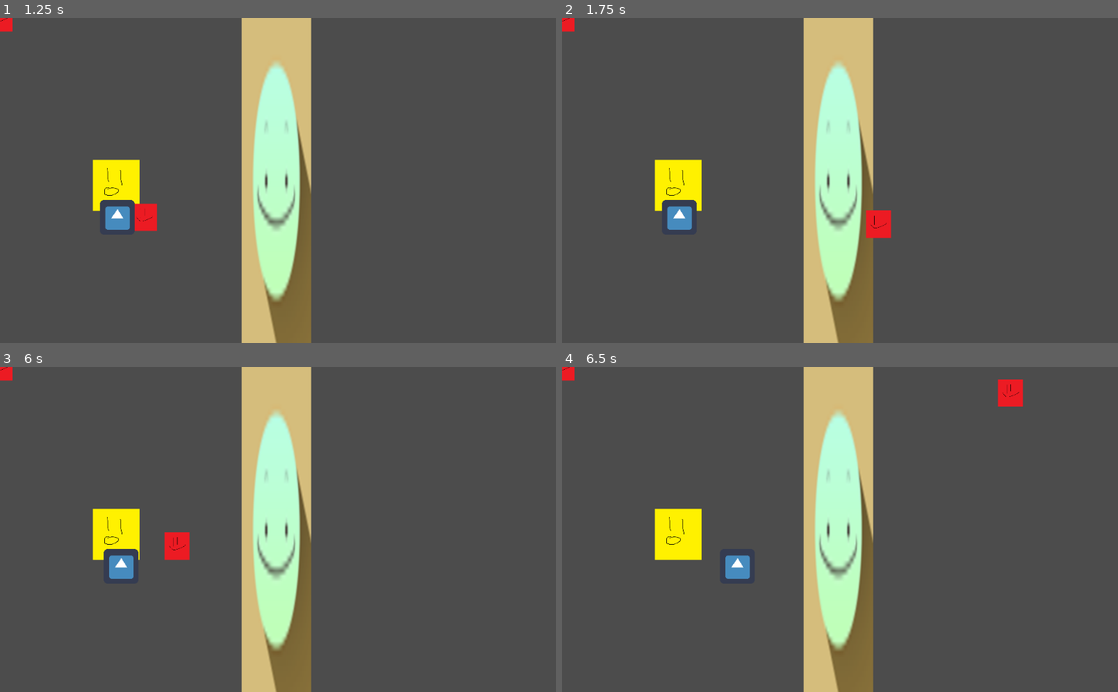
Above: before the commit, frames 1-4 (two rows, left to right).
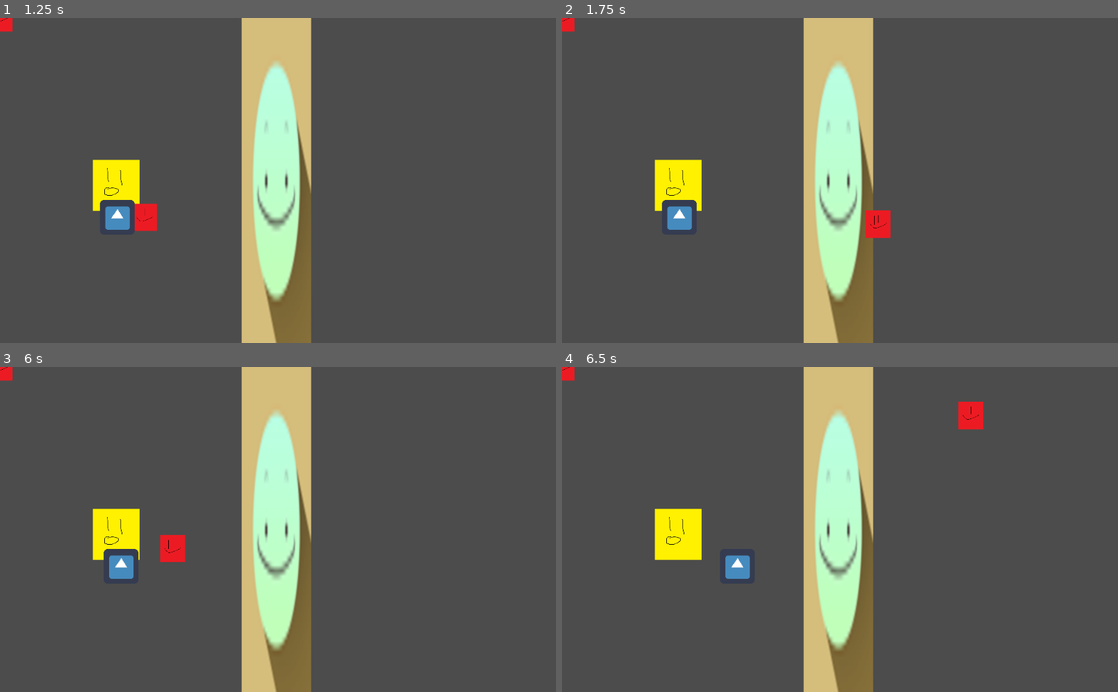
Above: after the commit, the same moments.

Repository: Lucianono/DinerWithMonster
Game: Godot game, scene res://on-site.tscn
The game is run twice, just before and just after one commit, with the same random seed, the same clock (stepped at 60 frames per second) and the same inputs. The engine's default icon, where the game draws it, is replaced by a stand-in: a white triangle on a blue panel in a dark square.
Inputs (mouse positions are in pixels of both pictures, inside the frame that each line leads up to):
- Up to frame 1 (1.25 s): tap Enter at 0.5 s; move the mouse to (250, 245) at 0.52 s; hold Up (ui_up) from 0.53 s (still down); click (250, 245) at 0.67 s
- Up to frame 2 (1.75 s): keep holding Up (ui_up); tap Space at 1.25 s; move the mouse to (1006, 229) at 1.27 s; click (1006, 229) at 1.42 s
- Up to frame 3 (6 s): move the mouse to (111, 480) at 2.02 s; release Up (ui_up) at 2.03 s; hold Left (ui_left) 2.03-3.53 s; click (111, 480) at 2.17 s; move the mouse to (305, 529) at 2.77 s; click (305, 529) at 2.92 s; tap Enter at 3.5 s; move the mouse to (194, 448) at 3.52 s; hold Down (ui_down) 3.53-4.28 s; click (194, 448) at 3.67 s; move the mouse to (400, 513) at 4.27 s; hold Right (ui_right) 4.28-5.03 s; click (400, 513) at 4.42 s; move the mouse to (166, 545) at 5.02 s; hold Up (ui_up) 5.03-5.78 s; click (166, 545) at 5.17 s; move the mouse to (333, 458) at 5.77 s; hold Right (ui_right) from 5.78 s (still down); click (333, 458) at 5.92 s
- Up to frame 4 (6.5 s): keep holding Right (ui_right)

Frame 1 is identical in both runs. In frame 2, less than 0.1% of the frame differs, in the area x 54-60%, y 59-68%; in frame 3, 0.2%; in frame 4, 0.8%, in the area x 71-83%, y 3-20%.

Commit message:
better aiming and shooting by normalized()
also, fixed the file by removing index(calulo)

Diff:
--- a/ingredient-entity.gd
+++ b/ingredient-entity.gd
@@ -7,6 +7,7 @@
 var speed = 1000
 var screensize
 var slope
+var slope_vector
 var y_intercept
 var b_triangle
 var c_triangle
@@ -35,9 +36,9 @@
 		set_position(get_node("/root/Node2D/Caldo-player").get_position()+Vector2(50,0))
 	elif !isPlayerHolding && isPlayerThrowing:
 		if isClickOnRight:
-			set_position(position + Vector2(1.0,-slope)* speed * delta)
+			set_position(position + Vector2(1,-1) * slope_vector * speed * delta)
 		else:
-			set_position(position + Vector2(-1.0,slope)* speed * delta)
+			set_position(position + Vector2(-1,1) * slope_vector * speed * delta)
 
 	#destroy when outside the screen
 	if position.x > screensize.x || position.x < 0 || position.y < 0 || position.y > screensize.y:
@@ -54,11 +55,5 @@
 
 				#may math shit for aiming shit AHHAHAHHAHA
 				slope = (position.y - event.position.y)/(event.position.x - position.x)
-				y_intercept = - (slope * position.x) - position.y
-				print(position)
-				print(event.position)
-				print(slope)
-				print(y_intercept)
-				var aim_screen_edge = Vector2((0 - y_intercept) / slope , 0)
-				var distance = aim_screen_edge.distance_to(position)
-				print(distance)
+				slope_vector = Vector2(1, slope).normalized()
+				print(slope_vector)
